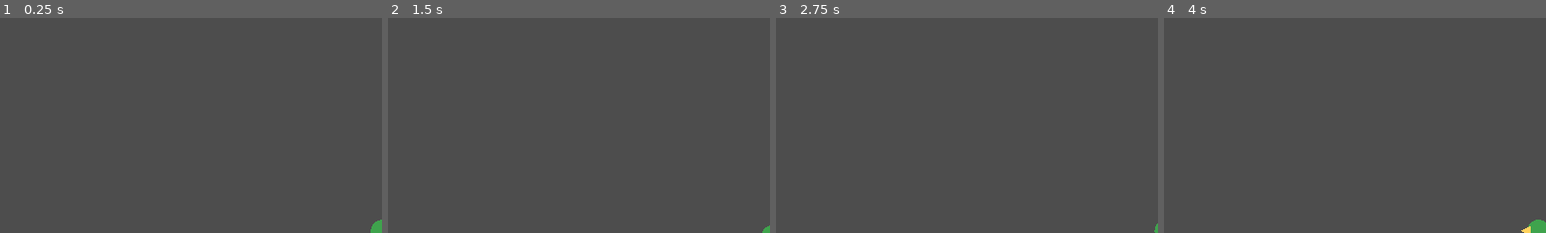
Above: before the commit, frames 1-4 (left to right).
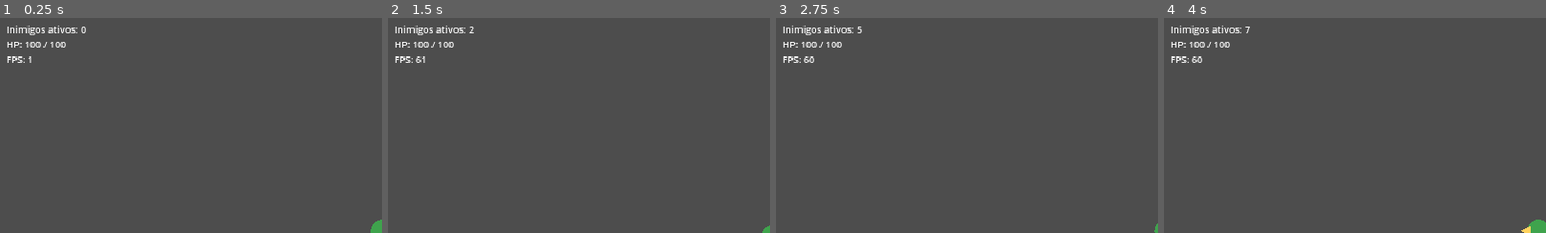
Above: after the commit, the same moments.

Repository: DevAndreNarcizo/RECONTO-While-I-Shine
Game: Godot game, scene res://scenes/world/World.tscn
Same seed, same stepped clock (60 frames per second), same inputs: the game is played once before the commit and once after it.
Inputs:
- Up to frame 1 (0.25 s): no input
- Up to frame 2 (1.5 s): tap Enter at 0.5 s; hold D (move_right) 0.53-1.28 s; tap Space at 1.25 s; hold S (move_down) from 1.28 s (still down)
- Up to frame 3 (2.75 s): tap Enter at 2 s; release S (move_down) at 2.03 s; hold D (move_right) from 2.03 s (still down)
- Up to frame 4 (4 s): tap Space at 2.75 s; release D (move_right) at 2.78 s; hold W (move_up) 2.78-3.53 s; tap Enter at 3.5 s; hold A (move_left) from 3.53 s (still down)
The pictures show only the part of the screen within x 0-50%, y 0-50%; the shares and areas given below are measured in that part.

The runs differ from the first frame. In frame 1, 0.7% of the frame differs, in the area x 1-23%, y 3-21%; in frame 2, 0.7%; in frame 3, 0.8%; in frame 4, 0.8%.

Commit message:
feat: inimigos perseguidores com object pooling
Enemy (Area2D) dirigido por EnemyData (.tres), EnemySpawner autoload com
pool + spawn em anel fora da tela + movimento em lote (1 loop, sem
_process por inimigo). Dano de contato com i-frames de 0.5s, flash
branco ao morrer/tomar dano e HUD de debug (ativos, HP, FPS).

Co-Authored-By: Claude Fable 5 <noreply@anthropic.com>

Diff:
--- a/game/project.godot
+++ b/game/project.godot
@@ -15,6 +15,7 @@
 EventBus="*res://scripts/autoload/event_bus.gd"
 GameState="*res://scripts/autoload/game_state.gd"
 SaveManager="*res://scripts/autoload/save_manager.gd"
+EnemySpawner="*res://scripts/autoload/enemy_spawner.gd"
 
 [display]
 
--- /dev/null
+++ b/game/resources/enemies/swarm_firefly.tres
@@ -0,0 +1,13 @@
+[gd_resource type="Resource" script_class="EnemyData" load_steps=2 format=3]
+
+[ext_resource type="Script" path="res://scripts/enemies/enemy_data.gd" id="1"]
+
+[resource]
+script = ExtResource("1")
+display_name = "Vaga-lume Sombrio"
+max_hp = 1.0
+contact_damage = 5.0
+move_speed = 45.0
+radius = 8.0
+color = Color(0.62, 0.31, 0.85, 1)
+xp_value = 1
--- /dev/null
+++ b/game/scenes/enemies/Enemy.tscn
@@ -0,0 +1,15 @@
+[gd_scene load_steps=3 format=3]
+
+[ext_resource type="Script" path="res://scripts/enemies/enemy.gd" id="1"]
+
+[sub_resource type="CircleShape2D" id="1"]
+radius = 9.0
+
+[node name="Enemy" type="Area2D"]
+collision_layer = 2
+collision_mask = 0
+monitoring = false
+script = ExtResource("1")
+
+[node name="CollisionShape2D" type="CollisionShape2D" parent="."]
+shape = SubResource("1")
--- a/game/scenes/player/Player.tscn
+++ b/game/scenes/player/Player.tscn
@@ -1,9 +1,12 @@
-[gd_scene load_steps=3 format=3]
+[gd_scene load_steps=4 format=3]
 
 [ext_resource type="Script" path="res://scripts/player/player.gd" id="1"]
 
 [sub_resource type="CircleShape2D" id="1"]
 radius = 14.0
+
+[sub_resource type="CircleShape2D" id="2"]
+radius = 12.0
 
 [node name="Player" type="CharacterBody2D"]
 motion_mode = 1
@@ -14,6 +17,13 @@
 [node name="CollisionShape2D" type="CollisionShape2D" parent="."]
 shape = SubResource("1")
 
+[node name="Hurtbox" type="Area2D" parent="."]
+collision_layer = 0
+collision_mask = 2
+
+[node name="CollisionShape2D" type="CollisionShape2D" parent="Hurtbox"]
+shape = SubResource("2")
+
 [node name="Camera2D" type="Camera2D" parent="."]
 zoom = Vector2(2, 2)
 position_smoothing_enabled = true
--- a/game/scenes/world/World.tscn
+++ b/game/scenes/world/World.tscn
@@ -1,12 +1,28 @@
-[gd_scene load_steps=3 format=3]
+[gd_scene load_steps=5 format=3]
 
-[ext_resource type="Script" path="res://scripts/world/ground_grid.gd" id="1"]
-[ext_resource type="PackedScene" path="res://scenes/player/Player.tscn" id="2"]
+[ext_resource type="Script" path="res://scripts/world/world.gd" id="1"]
+[ext_resource type="Script" path="res://scripts/world/ground_grid.gd" id="2"]
+[ext_resource type="PackedScene" path="res://scenes/player/Player.tscn" id="3"]
+[ext_resource type="Script" path="res://scripts/ui/debug_hud.gd" id="4"]
 
 [node name="World" type="Node2D"]
+script = ExtResource("1")
 
 [node name="Ground" type="Node2D" parent="."]
-script = ExtResource("1")
+z_index = -10
+script = ExtResource("2")
 target = NodePath("../Player")
 
-[node name="Player" parent="." instance=ExtResource("2")]
+[node name="Enemies" type="Node2D" parent="."]
+
+[node name="Player" parent="." instance=ExtResource("3")]
+
+[node name="DebugHud" type="CanvasLayer" parent="."]
+script = ExtResource("4")
+
+[node name="Label" type="Label" parent="DebugHud"]
+offset_left = 16.0
+offset_top = 16.0
+offset_right = 400.0
+offset_bottom = 120.0
+theme_override_font_sizes/font_size = 24
--- /dev/null
+++ b/game/scripts/autoload/enemy_spawner.gd
@@ -0,0 +1,72 @@
+extends Node
+## EnemySpawner — object pooling de inimigos, spawn em anel fora da tela
+## e movimento em LOTE (um único loop, sem _process por inimigo).
+
+const ENEMY_SCENE := preload("res://scenes/enemies/Enemy.tscn")
+# Meia diagonal visível (zoom 2x): ~551 px. Spawna um pouco além, fora da visão.
+const SPAWN_RADIUS := 640.0
+const MAX_ACTIVE := 600
+
+var spawn_rate := 2.0  # inimigos por segundo (curva de dificuldade mexe aqui)
+var default_data: EnemyData = preload("res://resources/enemies/swarm_firefly.tres")
+
+var _pool: Array[Enemy] = []
+var _active: Array[Enemy] = []
+var _accum := 0.0
+var _player: Node2D
+var _container: Node
+var _running := false
+
+func start(player: Node2D, container: Node = null) -> void:
+	_player = player
+	_container = container if container else self
+	_running = true
+
+func stop() -> void:
+	_running = false
+	for e in _active.duplicate():
+		despawn(e)
+
+func active_count() -> int:
+	return _active.size()
+
+func active_enemies() -> Array[Enemy]:
+	return _active
+
+func _physics_process(delta: float) -> void:
+	if not _running or _player == null:
+		return
+
+	_accum += delta * spawn_rate
+	while _accum >= 1.0 and _active.size() < MAX_ACTIVE:
+		_accum -= 1.0
+		_spawn_one()
+
+	# Movimento em lote: perseguição simples (steering virá depois se precisar)
+	var target := _player.global_position
+	for e in _active:
+		e.global_position += (target - e.global_position).normalized() * e.speed * delta
+
+func _spawn_one() -> void:
+	var e := _get_from_pool()
+	var pos := _player.global_position + Vector2.from_angle(randf() * TAU) * SPAWN_RADIUS
+	e.setup(default_data, pos)
+	_active.push_back(e)
+
+func despawn(e: Enemy) -> void:
+	var i := _active.find(e)
+	if i == -1:
+		return
+	# swap-remove: O(1), a ordem do array não importa
+	_active[i] = _active[_active.size() - 1]
+	_active.pop_back()
+	e.hide()
+	e.set_deferred("monitorable", false)
+	_pool.push_back(e)
+
+func _get_from_pool() -> Enemy:
+	if _pool.is_empty():
+		var e: Enemy = ENEMY_SCENE.instantiate()
+		_container.add_child(e)
+		return e
+	return _pool.pop_back()
--- /dev/null
+++ b/game/scripts/enemies/enemy.gd
@@ -0,0 +1,44 @@
+class_name Enemy
+extends Area2D
+## Inimigo genérico dirigido por EnemyData. Sem _process próprio:
+## o movimento é feito em LOTE pelo EnemySpawner (performance para centenas).
+
+var data: EnemyData
+var hp: float = 0.0
+var speed: float = 0.0
+
+var _flash := false
+
+func setup(p_data: EnemyData, pos: Vector2) -> void:
+	data = p_data
+	hp = data.max_hp
+	speed = data.move_speed
+	global_position = pos
+	_flash = false
+	show()
+	set_deferred("monitorable", true)
+	queue_redraw()
+
+func take_damage(amount: float) -> void:
+	if hp <= 0.0:
+		return
+	hp -= amount
+	_flash = true
+	queue_redraw()
+	# false = timer respeita pausa do jogo
+	get_tree().create_timer(0.08, false).timeout.connect(_end_flash, CONNECT_ONE_SHOT)
+	if hp <= 0.0:
+		die()
+
+func die() -> void:
+	EventBus.enemy_killed.emit(self)
+	EnemySpawner.despawn(self)
+
+func _end_flash() -> void:
+	_flash = false
+	queue_redraw()
+
+func _draw() -> void:
+	var radius := data.radius if data else 9.0
+	var color := Color.WHITE if _flash else (data.color if data else Color(0.8, 0.2, 0.2))
+	draw_circle(Vector2.ZERO, radius, color)
--- /dev/null
+++ b/game/scripts/enemies/enemy_data.gd
@@ -0,0 +1,11 @@
+class_name EnemyData
+extends Resource
+## Dados de um tipo de inimigo (criar variações como .tres em resources/enemies/).
+
+@export var display_name: String = "Inimigo"
+@export var max_hp: float = 1.0
+@export var contact_damage: float = 5.0
+@export var move_speed: float = 45.0
+@export var radius: float = 9.0
+@export var color: Color = Color(0.8, 0.2, 0.2)
+@export var xp_value: int = 1
--- a/game/scripts/player/player.gd
+++ b/game/scripts/player/player.gd
@@ -9,9 +9,14 @@
 @export var accel: float = 900.0
 @export var decel: float = 1200.0
 @export var max_hp: float = 100.0
+@export var contact_iframes: float = 0.5  # invencibilidade após levar dano de contato
 
 var hp: float
 var facing: Vector2 = Vector2.RIGHT  # última direção de movimento (armas frontais usam)
+
+var _invuln := 0.0
+
+@onready var _hurtbox: Area2D = $Hurtbox
 
 func _ready() -> void:
 	hp = max_hp
@@ -27,6 +32,32 @@
 		facing = input_dir.normalized()
 		queue_redraw()
 
+	_invuln = maxf(0.0, _invuln - delta)
+	if _invuln <= 0.0:
+		_check_contact_damage()
+
+func _check_contact_damage() -> void:
+	var strongest := 0.0
+	for area in _hurtbox.get_overlapping_areas():
+		var enemy := area as Enemy
+		if enemy and enemy.hp > 0.0:
+			strongest = maxf(strongest, enemy.data.contact_damage)
+	if strongest > 0.0:
+		take_damage(strongest)
+
+func take_damage(amount: float) -> void:
+	hp = maxf(0.0, hp - amount)
+	_invuln = contact_iframes
+	EventBus.player_damaged.emit(hp, max_hp)
+	_flash_damage()
+	if hp <= 0.0:
+		EventBus.player_died.emit()
+
+func _flash_damage() -> void:
+	modulate = Color(1.0, 0.45, 0.45)
+	var tween := create_tween()
+	tween.tween_property(self, "modulate", Color.WHITE, 0.25)
+
 func _draw() -> void:
 	draw_circle(Vector2.ZERO, 14.0, Color("3fa34d"))
 	var tip := facing * 22.0
--- /dev/null
+++ b/game/scripts/ui/debug_hud.gd
@@ -0,0 +1,13 @@
+extends CanvasLayer
+## HUD de debug provisório (vira HUD real na fase 1e).
+
+var player: Player
+
+@onready var label: Label = $Label
+
+func _process(_delta: float) -> void:
+	if player == null:
+		return
+	label.text = "Inimigos ativos: %d\nHP: %.0f / %.0f\nFPS: %d" % [
+		EnemySpawner.active_count(), player.hp, player.max_hp, Engine.get_frames_per_second()
+	]
--- /dev/null
+++ b/game/scripts/world/world.gd
@@ -0,0 +1,14 @@
+extends Node2D
+## World — orquestra a run: inicia o spawner e reage à morte do player.
+
+@onready var player: Player = $Player
+
+func _ready() -> void:
+	EnemySpawner.start(player, $Enemies)
+	$DebugHud.player = player
+	EventBus.player_died.connect(_on_player_died)
+
+func _on_player_died() -> void:
+	# TODO(fase 1e): substituir por tela de fim de run
+	print("GAME OVER")
+	get_tree().paused = true
